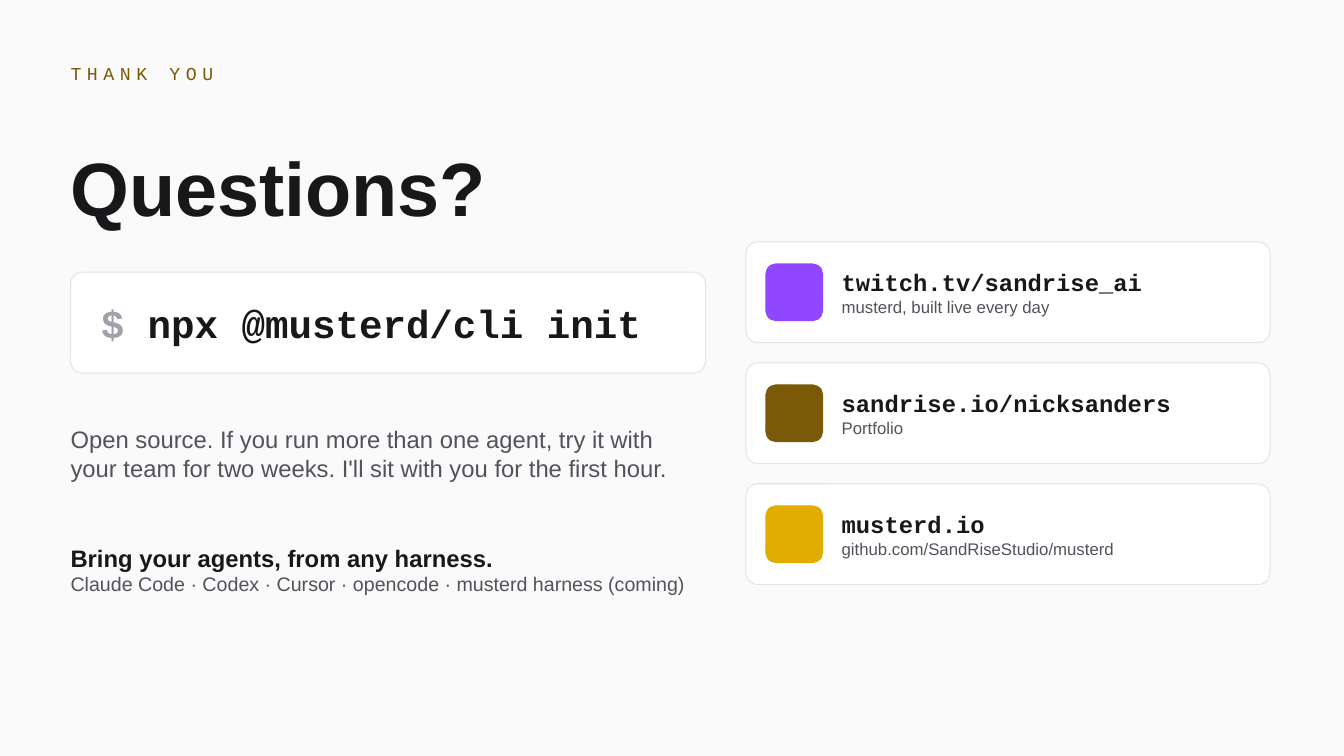
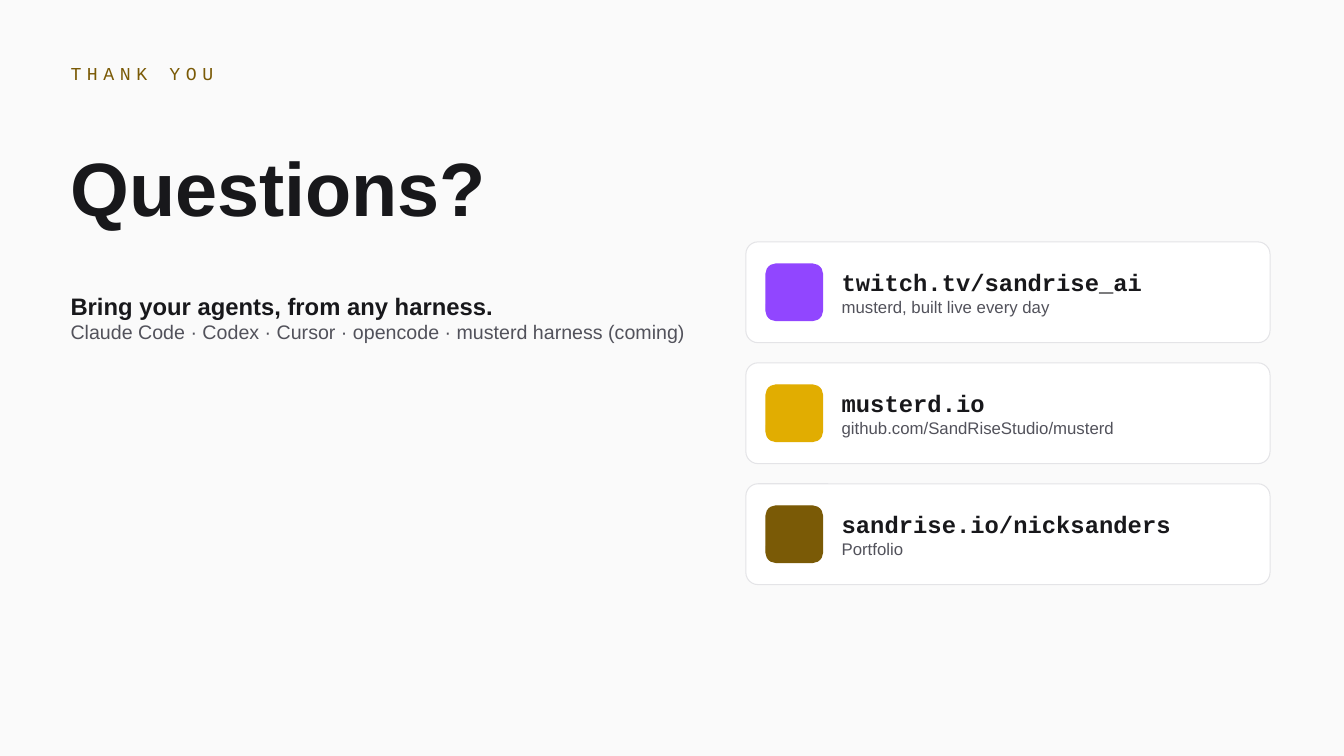
Before and after one commit to musterd-io/musterd, a slide deck: slide 10 of docs/demo/multiplayer-ai-2026-10-01/deck.pptx. Drawn at 1344x756 pixels with LibreOffice and Linux fonts; fonts in the diff are those of the drawing. Boxes give left, top, right and bottom in pixels: in the first picture for what was removed or moved away, otherwise in the second. Text is boxed around its words. In the diff, an @@ line names an element or a change of style, - is before the commit and + after.

```diff
--- a/docs/demo/multiplayer-ai-2026-10-01/deck.pptx
+++ b/docs/demo/multiplayer-ai-2026-10-01/deck.pptx
@@ text "Bring your agents, from any ...": place and size @@
-text "Bring your agents, from any ..." at [71, 549, 684, 595]
+text "Bring your agents, from any ..." at [71, 297, 684, 343]
@@ rounded rectangle removed at [71, 272, 706, 373] @@
@@ text removed at [148, 310, 641, 346] @@
-$ npx @musterd/cli init
@@ rounded rectangle: place and size @@
-rounded rectangle at [766, 506, 823, 563]
+rounded rectangle at [766, 385, 823, 442]
@@ text "musterd.io": place and size @@
-text "musterd.io" at [842, 516, 1114, 559]
+text "musterd.io" at [842, 395, 1114, 438]
@@ text removed at [71, 430, 667, 482] @@
-Open source. If you run more than one agent, try it with your team for two weeks. I'll sit with you for the first hour.
@@ rounded rectangle: place and size @@
-rounded rectangle at [766, 385, 823, 442]
+rounded rectangle at [766, 506, 823, 563]
@@ text "sandrise.io/nicksanders": place and size @@
-text "sandrise.io/nicksanders" at [842, 395, 1171, 434]
+text "sandrise.io/nicksanders" at [842, 516, 1171, 555]
```
Also in this commit, not shown: 1 other file.
